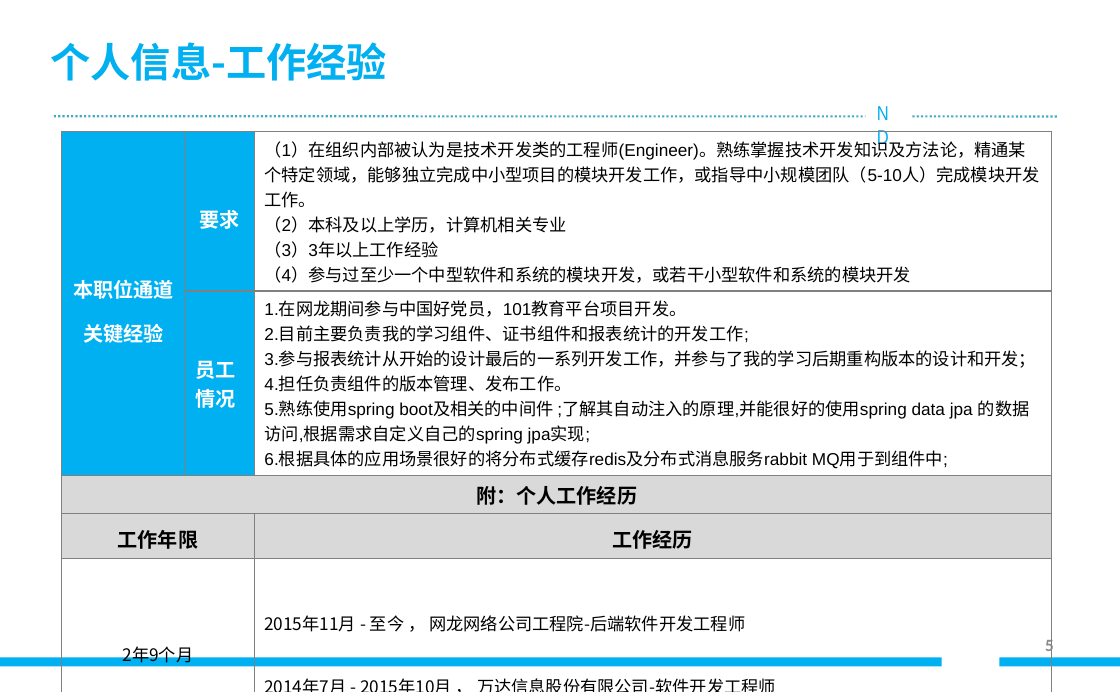
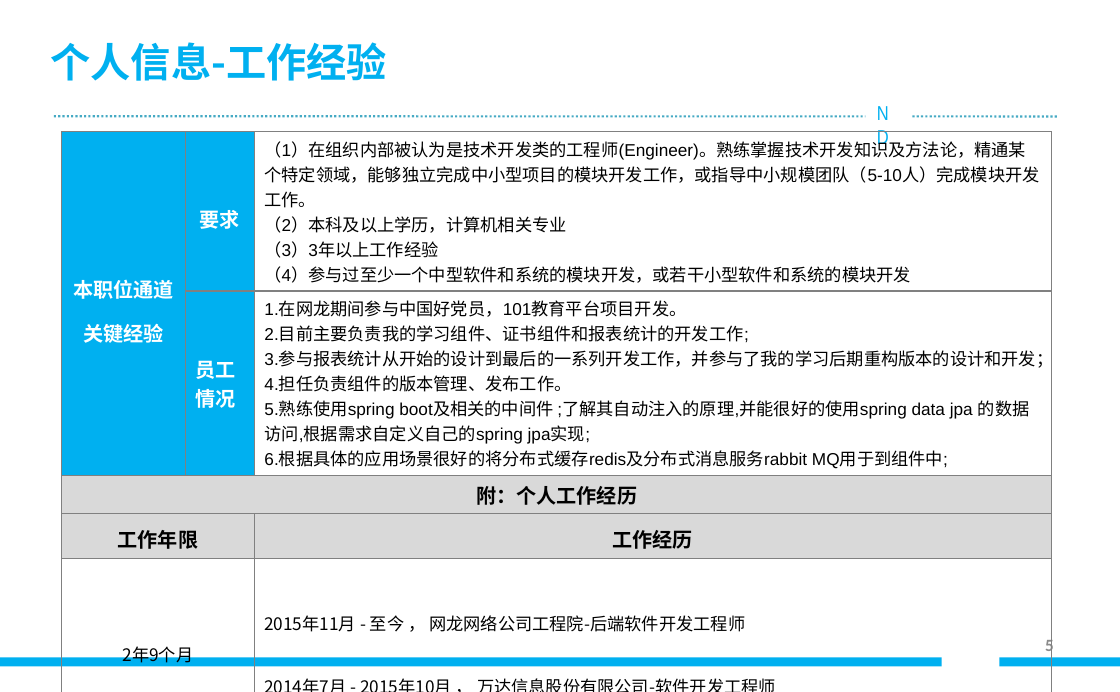
Before and after one commit to fzdxyhr/project_for_word, a slide deck: slide 5 of 员工晋升陈述材料_6级及以下(1).pptx. Drawn at 1120x692 pixels with LibreOffice and Linux fonts; fonts in the diff are those of the drawing; background and template pictures are left out. Boxes give left, top, right and bottom in pixels: in the first picture for what was removed or moved away, otherwise in the second. Text is boxed around its words. In the diff, an @@ line names an element or a change of style, - is before the commit and + after.

```diff
--- a/员工晋升陈述材料_6级及以下(1).pptx
+++ b/员工晋升陈述材料_6级及以下(1).pptx
@@ table at (x1=62, y1=132, x2=1052, y2=680) @@
-row 2, column 3: 1.在网龙期间参与中国好党员，101教育平台项目开发。 / 2.目前主要负责我的学习组件、证书组件和报表统计的开发工作; / 3.参与报表统计从开始的设计最后的一系列开发工作，并参与了我的学习后期重构版本的设计和开发； / 4.担任负责组件的版本管理、发布工作。 / 5.熟练使用spring boot及相关的中间件 ;了解其自动注入的原理,并能很好的使用spring data jpa 的数据访问,根据需求自定义自己的spring jpa实现; / 6.根据具体的应用场景很好的将分布式缓存redis及分布式消息服务rabbit MQ用于到组件中;
+row 2, column 3: 1.在网龙期间参与中国好党员，101教育平台项目开发。 / 2.目前主要负责我的学习组件、证书组件和报表统计的开发工作; / 3.参与报表统计从开始的设计到最后的一系列开发工作，并参与了我的学习后期重构版本的设计和开发； / 4.担任负责组件的版本管理、发布工作。 / 5.熟练使用spring boot及相关的中间件 ;了解其自动注入的原理,并能很好的使用spring data jpa 的数据访问,根据需求自定义自己的spring jpa实现; / 6.根据具体的应用场景很好的将分布式缓存redis及分布式消息服务rabbit MQ用于到组件中;
```
Also in this commit, not shown: 3 other slides changed, 2 slides added.
